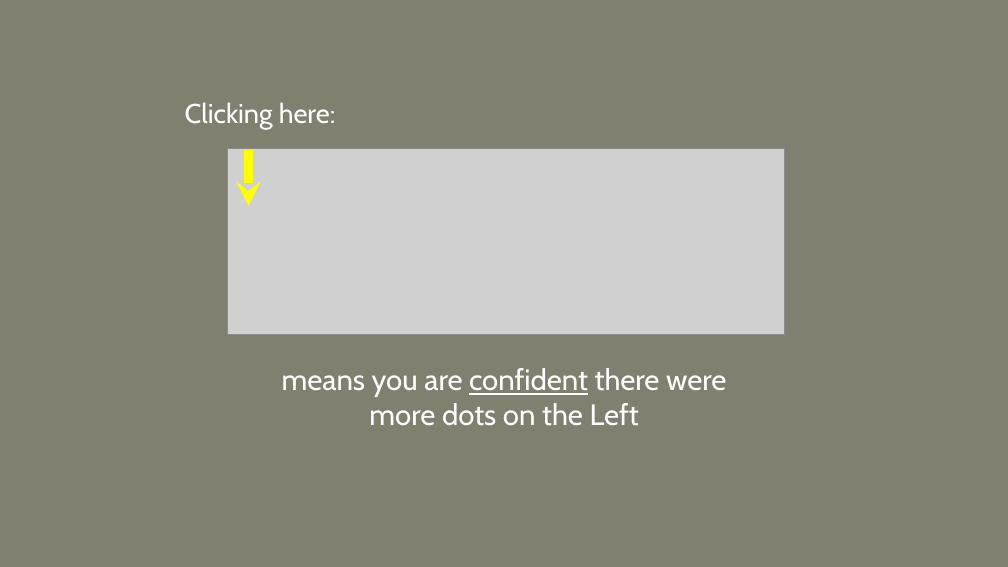
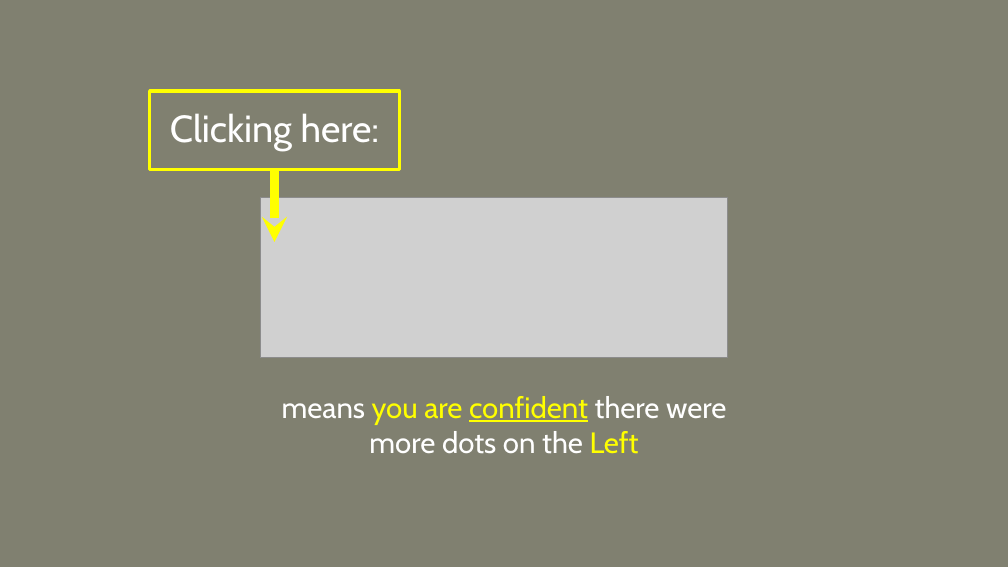
Before and after one commit to Davidson-MJ/js_ArtificialDotsAdvice, a slide deck: slide 3 of instruction-images/pracInstructions.pptx (slide 4 before the commit). Drawn at 1008x567 pixels with LibreOffice and Linux fonts; fonts in the diff are those of the drawing; grey boxes stand for pictures. Boxes give left, top, right and bottom in pixels: in the first picture for what was removed or moved away, otherwise in the second. Text is boxed around its words. In the diff, an @@ line names an element or a change of style, - is before the commit and + after.

```diff
--- a/instruction-images/pracInstructions.pptx
+++ b/instruction-images/pracInstructions.pptx
@@ text "Clicking here:": place and size @@
-text "Clicking here:" at (185, 102, 336, 129)
+text "Clicking here:" at (150, 91, 399, 169)
@@ text "Clicking here:" at (150, 91, 399, 169): size 25.9 to 36 pt; line spacing 0.7 to 0.9; vertical alignment top to middle; fill none to #808070; outline none to #FFFF00 3 pt @@
@@ picture removed at (228, 148, 786, 334) @@
@@ arrow moved from (249, 206) - (249, 150) to (274, 242) - (274, 170) @@
@@ picture: place and size @@
-picture at (228, 160, 780, 334)
+picture at (260, 197, 727, 358)
@@ text "means you are confident there ...": place and size @@
-text "means you are confident there ..." at (282, 368, 726, 426)
+text "means you are confident there ..." at (282, 396, 726, 454)
@@ text "means you are confident there ..." at (282, 396, 726, 454): text colour #FFFFFF to #FFFF00 in "you are confident Left" @@
```
Also in this commit, not shown: 2 other slides changed, 2 slides added, 21 other files.
